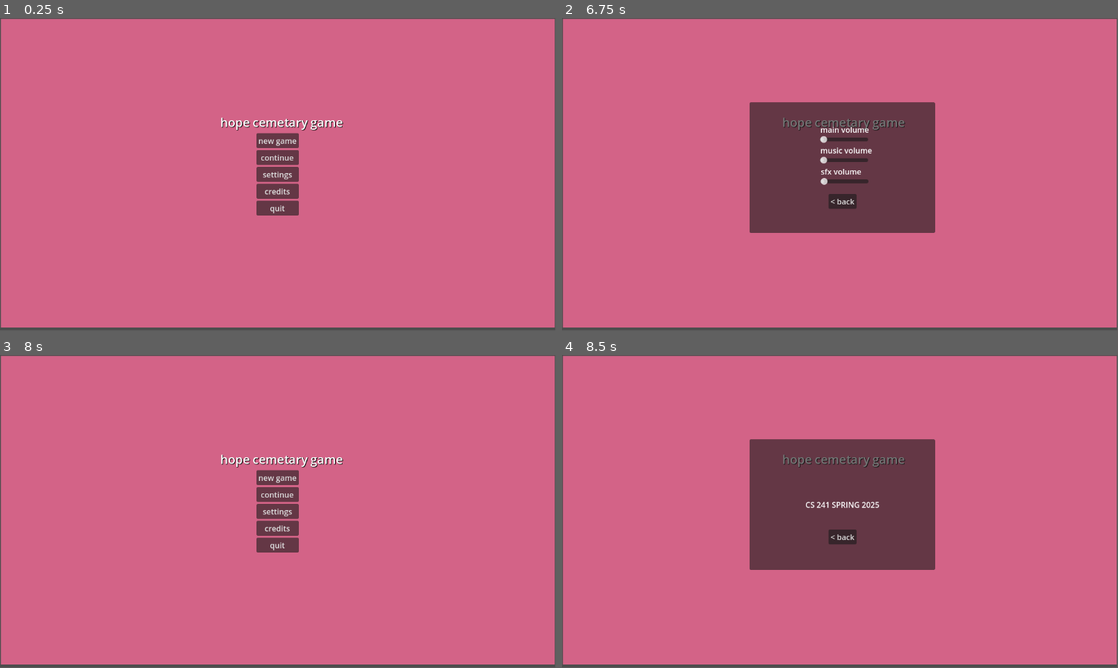
Above: before the commit, frames 1-4 (two rows, left to right).
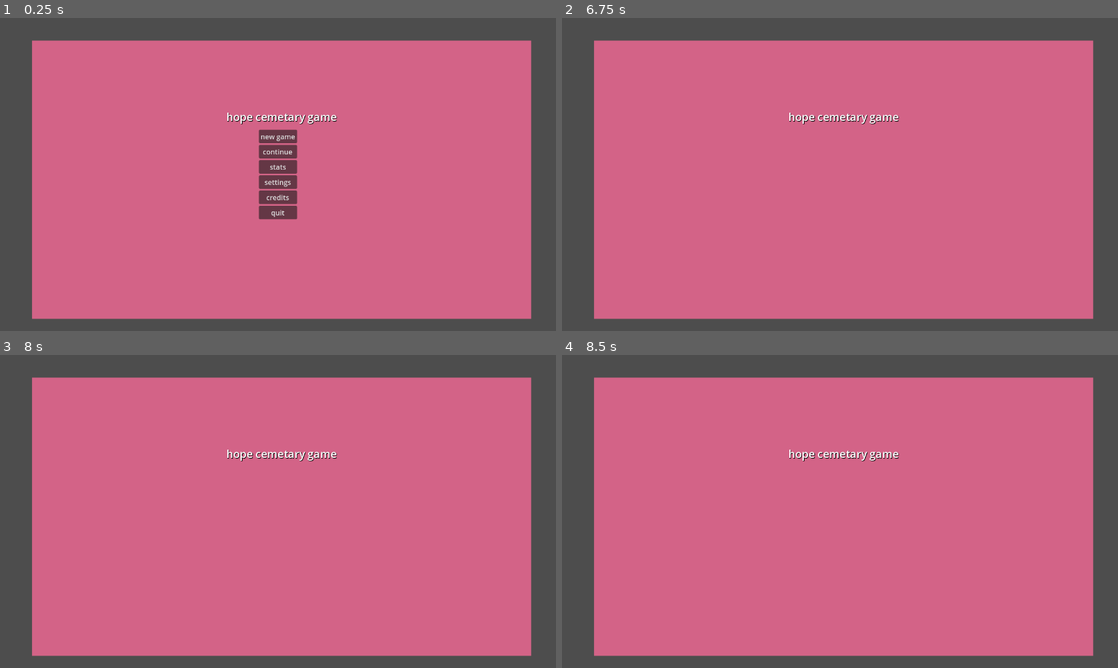
Above: after the commit, the same moments.

Repository: SpeedyGame/hope-cemetery-game
Game: Godot game, scene res://main_menu.tscn
Two runs of this game, one before a commit and one after it. Both use one fixed random seed, a clock stepped at 60 frames per second and the inputs below.
Inputs (mouse positions are in pixels of both pictures, inside the frame that each line leads up to):
- Up to frame 1 (0.25 s): no input
- Up to frame 2 (6.75 s): click (840, 165) at 0.5 s, where only the run after the commit has a clickable "stats"; click (845, 143) at 1.25 s, where only the run after the commit has a clickable "progress"; click (840, 140) at 2 s, where only the run before the commit has a clickable "new game"; click (840, 140) at 2.75 s, where only the run before the commit has a clickable "new game"; click (840, 155) at 3.5 s, where only the run before the commit has a clickable "continue"; click (840, 155) at 4.25 s, where only the run before the commit has a clickable "continue"; click (840, 140) at 5 s, where only the run before the commit has a clickable "new game"; click (840, 155) at 5.75 s, where only the run before the commit has a clickable "continue"; click (840, 174) at 6.5 s, where only the run before the commit has a clickable "settings"
- Up to frame 3 (8 s): click (278, 539) at 7.25 s, where only the run before the commit has a clickable "< back"
- Up to frame 4 (8.5 s): click (840, 527) at 8 s, where only the run before the commit has a clickable "credits"
In our replay, the window is 799x449 before the commit and 800x450 after it. These sizes can differ from the game's own. Grey fills any space a smaller window leaves; there, only what the larger window draws over its background counts as a difference.

The runs differ from the first frame. In frame 1, 21% of the frame differs, in the area x 0-100%, y 0-99%; in frame 2, 33%; in frame 3, 21%; in frame 4, 33%.

Commit message:
stats + controls
added placeholder buttons for stats n controls

Diff:
--- a/main_menu.gd
+++ b/main_menu.gd
@@ -1,11 +1,13 @@
 extends Control
 @onready var settings = $settings
 @onready var credits = $credits
+@onready var stats = $stats
 @onready var main_menu = $VBoxContainer
 
 func _ready():
 	settings.visible = false
 	credits.visible = false
+	stats.visible = false
 	main_menu.visible = true
 func _on_newgame_button_pressed() -> void:
 	pass
@@ -27,11 +29,34 @@
 	credits.visible = true
 	main_menu.visible = false
 
+func _on_stats_pressed() -> void:
+	stats.visible = true
+	main_menu.visible = false
+
 func _on_back_pressed() -> void:
 	settings.visible = false
 	main_menu.visible = true
 
-
 func _on_back_2_pressed() -> void:
 	credits.visible = false
 	main_menu.visible = true
+
+func _on_back_3_pressed() -> void:
+	stats.visible = false
+	main_menu.visible = true
+
+func _on_progress_pressed() -> void:
+	stats.visible = false
+	main_menu.visible = false
+
+
+func _on_achievements_pressed() -> void:
+	pass # Replace with function body.
+
+
+func _on_time_spent_pressed() -> void:
+	pass # Replace with function body.
+
+
+func _on_days_pressed() -> void:
+	pass # Replace with function body.
--- a/main_menu.tscn
+++ b/main_menu.tscn
@@ -31,6 +31,10 @@
 theme_override_colors/icon_normal_color = Color(0.956863, 0.701961, 0.72549, 1)
 text = "continue"
 
+[node name="stats" type="Button" parent="VBoxContainer"]
+layout_mode = 2
+text = "stats"
+
 [node name="settings_popup" type="Button" parent="VBoxContainer"]
 layout_mode = 2
 text = "settings"
@@ -47,9 +51,9 @@
 custom_minimum_size = Vector2(40, 20)
 layout_mode = 0
 offset_left = -119.0
-offset_top = -125.0
+offset_top = -150.0
 offset_right = 135.0
-offset_bottom = -90.0
+offset_bottom = -115.0
 theme_override_colors/font_shadow_color = Color(0, 0, 0, 1)
 theme_override_font_sizes/font_size = 25
 text = "hope cemetary game"
@@ -80,63 +84,91 @@
 custom_minimum_size = Vector2(100, 40)
 layout_mode = 0
 offset_left = 146.0
-offset_top = 57.0
+offset_top = 32.0
 offset_right = 246.0
-offset_bottom = 97.0
+offset_bottom = 72.0
 max_value = 1.0
 step = 0.001
 
 [node name="main volume" type="Label" parent="settings/Control/settings outline/music slider"]
 layout_mode = 0
-offset_left = 1.0
-offset_top = -12.0
-offset_right = 106.0
-offset_bottom = 11.0
+offset_top = -16.0
+offset_right = 105.0
+offset_bottom = 7.0
 text = "main volume "
 
 [node name="main slider" type="HSlider" parent="settings/Control/settings outline"]
 custom_minimum_size = Vector2(100, 40)
 layout_mode = 0
 offset_left = 146.0
-offset_top = 100.0
+offset_top = 81.0
 offset_right = 246.0
-offset_bottom = 140.0
+offset_bottom = 121.0
 max_value = 1.0
 step = 0.001
 
 [node name="main volume" type="Label" parent="settings/Control/settings outline/main slider"]
 layout_mode = 0
-offset_left = 1.0
-offset_top = -12.0
-offset_right = 106.0
-offset_bottom = 11.0
+offset_left = -2.0
+offset_top = -16.0
+offset_right = 110.0
+offset_bottom = 7.0
 text = "music volume "
 
 [node name="main slider2" type="HSlider" parent="settings/Control/settings outline"]
 custom_minimum_size = Vector2(100, 40)
 layout_mode = 0
-offset_left = 147.0
-offset_top = 144.0
-offset_right = 247.0
-offset_bottom = 184.0
+offset_left = 149.0
+offset_top = 127.0
+offset_right = 249.0
+offset_bottom = 167.0
 max_value = 1.0
 step = 0.001
 
 [node name="main volume" type="Label" parent="settings/Control/settings outline/main slider2"]
 layout_mode = 0
-offset_left = 1.0
-offset_top = -12.0
-offset_right = 106.0
-offset_bottom = 11.0
+offset_left = -3.0
+offset_top = -17.0
+offset_right = 102.0
+offset_bottom = 6.0
 text = "sfx volume "
 
 [node name="back" type="Button" parent="settings/Control/settings outline"]
 layout_mode = 0
 offset_left = 164.0
-offset_top = 190.0
+offset_top = 220.0
 offset_right = 222.0
-offset_bottom = 221.0
+offset_bottom = 251.0
 text = "< back"
+
+[node name="controls_move" type="Label" parent="settings/Control/settings outline"]
+layout_mode = 1
+anchors_preset = 14
+anchor_top = 0.5
+anchor_right = 1.0
+anchor_bottom = 0.5
+offset_top = 25.5
+offset_bottom = 48.5
+grow_horizontal = 2
+grow_vertical = 2
+text = "controls"
+horizontal_alignment = 1
+
+[node name="click" type="CheckButton" parent="settings/Control/settings outline/controls_move"]
+layout_mode = 0
+offset_left = 108.0
+offset_top = 22.0
+offset_right = 190.0
+offset_bottom = 53.0
+text = "click"
+
+[node name="wasd" type="CheckButton" parent="settings/Control/settings outline/controls_move"]
+layout_mode = 0
+offset_left = 213.0
+offset_top = 22.0
+offset_right = 308.0
+offset_bottom = 53.0
+text = "WASD"
 
 [node name="credits" type="CanvasLayer" parent="."]
 visible = false
@@ -189,19 +221,134 @@
 grow_vertical = 0
 text = "< back"
 
+[node name="stats" type="CanvasLayer" parent="."]
+visible = false
+
+[node name="Control" type="Control" parent="stats"]
+layout_mode = 3
+anchors_preset = 0
+offset_right = 40.0
+offset_bottom = 40.0
+
+[node name="stats popup" type="Panel" parent="stats/Control"]
+layout_mode = 1
+anchors_preset = 15
+anchor_right = 1.0
+anchor_bottom = 1.0
+offset_left = 457.0
+offset_top = 206.0
+offset_right = 802.0
+offset_bottom = 437.0
+grow_horizontal = 2
+grow_vertical = 2
+
+[node name="stats title" type="Label" parent="stats/Control/stats popup"]
+layout_mode = 1
+anchors_preset = 8
+anchor_left = 0.5
+anchor_top = 0.5
+anchor_right = 0.5
+anchor_bottom = 0.5
+offset_left = -76.5
+offset_top = -118.5
+offset_right = 77.5
+offset_bottom = -83.5
+grow_horizontal = 2
+grow_vertical = 2
+theme_override_font_sizes/font_size = 25
+text = "stats"
+horizontal_alignment = 1
+
+[node name="progress" type="Button" parent="stats/Control/stats popup"]
+layout_mode = 1
+anchors_preset = 14
+anchor_top = 0.5
+anchor_right = 1.0
+anchor_bottom = 0.5
+offset_left = -1.0
+offset_top = -70.5
+offset_right = -1.0
+offset_bottom = -39.5
+grow_horizontal = 2
+grow_vertical = 2
+text = "progress"
+
+[node name="achievements" type="Button" parent="stats/Control/stats popup"]
+layout_mode = 1
+anchors_preset = 14
+anchor_top = 0.5
+anchor_right = 1.0
+anchor_bottom = 0.5
+offset_left = -1.0
+offset_top = -29.5
+offset_right = -1.0
+offset_bottom = 1.5
+grow_horizontal = 2
+grow_vertical = 2
+text = "achievements"
+
+[node name="time spent" type="Button" parent="stats/Control/stats popup"]
+layout_mode = 1
+anchors_preset = 14
+anchor_top = 0.5
+anchor_right = 1.0
+anchor_bottom = 0.5
+offset_left = -1.0
+offset_top = 11.5
+offset_right = -1.0
+offset_bottom = 42.5
+grow_horizontal = 2
+grow_vertical = 2
+text = "time spent"
+
+[node name="days" type="Button" parent="stats/Control/stats popup"]
+layout_mode = 1
+anchors_preset = 14
+anchor_top = 0.5
+anchor_right = 1.0
+anchor_bottom = 0.5
+offset_left = -1.0
+offset_top = 51.5
+offset_right = -1.0
+offset_bottom = 82.5
+grow_horizontal = 2
+grow_vertical = 2
+text = "in game days"
+
+[node name="back_3" type="Button" parent="stats/Control/stats popup"]
+layout_mode = 1
+anchors_preset = 7
+anchor_left = 0.5
+anchor_top = 1.0
+anchor_right = 0.5
+anchor_bottom = 1.0
+offset_left = -27.5
+offset_top = -41.0
+offset_right = 30.5
+offset_bottom = -10.0
+grow_horizontal = 2
+grow_vertical = 0
+text = "< back"
+
 [node name="ColorRect" type="ColorRect" parent="."]
 z_index = -100
 layout_mode = 0
-offset_left = -574.0
-offset_top = -322.0
-offset_right = 575.0
-offset_bottom = 318.0
+offset_left = -566.0
+offset_top = -308.0
+offset_right = 583.0
+offset_bottom = 332.0
 mouse_filter = 2
 color = Color(0.827836, 0.388822, 0.529754, 1)
 
 [connection signal="pressed" from="VBoxContainer/newgame_button" to="." method="_on_newgame_button_pressed"]
+[connection signal="pressed" from="VBoxContainer/stats" to="." method="_on_stats_pressed"]
 [connection signal="pressed" from="VBoxContainer/settings_popup" to="." method="_on_settings_popup_pressed"]
 [connection signal="pressed" from="VBoxContainer/credits_button" to="." method="_on_credits_button_pressed"]
 [connection signal="pressed" from="VBoxContainer/quit_button" to="." method="_on_quit_button_pressed"]
 [connection signal="pressed" from="settings/Control/settings outline/back" to="." method="_on_back_pressed"]
 [connection signal="pressed" from="credits/Control/credits popup/back_2" to="." method="_on_back_2_pressed"]
+[connection signal="pressed" from="stats/Control/stats popup/progress" to="." method="_on_progress_pressed"]
+[connection signal="pressed" from="stats/Control/stats popup/achievements" to="." method="_on_achievements_pressed"]
+[connection signal="pressed" from="stats/Control/stats popup/time spent" to="." method="_on_time_spent_pressed"]
+[connection signal="pressed" from="stats/Control/stats popup/days" to="." method="_on_days_pressed"]
+[connection signal="pressed" from="stats/Control/stats popup/back_3" to="." method="_on_back_3_pressed"]
--- a/project.godot
+++ b/project.godot
@@ -14,3 +14,8 @@
 run/main_scene="res://main_menu.tscn"
 config/features=PackedStringArray("4.4", "Forward Plus")
 config/icon="res://art/icon.svg"
+
+[display]
+
+window/size/viewport_width=1280
+window/size/viewport_height=720
--- a/scenes/ui/backpack_ui.tscn
+++ b/scenes/ui/backpack_ui.tscn
@@ -14,10 +14,10 @@
 script = ExtResource("1_sy68c")
 
 [node name="backpack" type="TextureButton" parent="."]
-offset_left = 1196.0
-offset_top = 600.0
-offset_right = 1272.0
-offset_bottom = 700.0
+offset_left = 1182.0
+offset_top = 593.0
+offset_right = 1258.0
+offset_bottom = 693.0
 toggle_mode = true
 texture_normal = ExtResource("1_ompis")
 texture_pressed = ExtResource("2_sy68c")
Not shown: 1 places in scenes/main.tscn that only renumber resources
Not shown: 1 places in scenes/ui/backpack_ui.tscn that only renumber resources
Not shown: 1 places in scenes/ui/inventory_gui.tscn that only renumber resources
Not shown: 1 places in scenes/ui/journal_gui.tscn that only renumber resources
